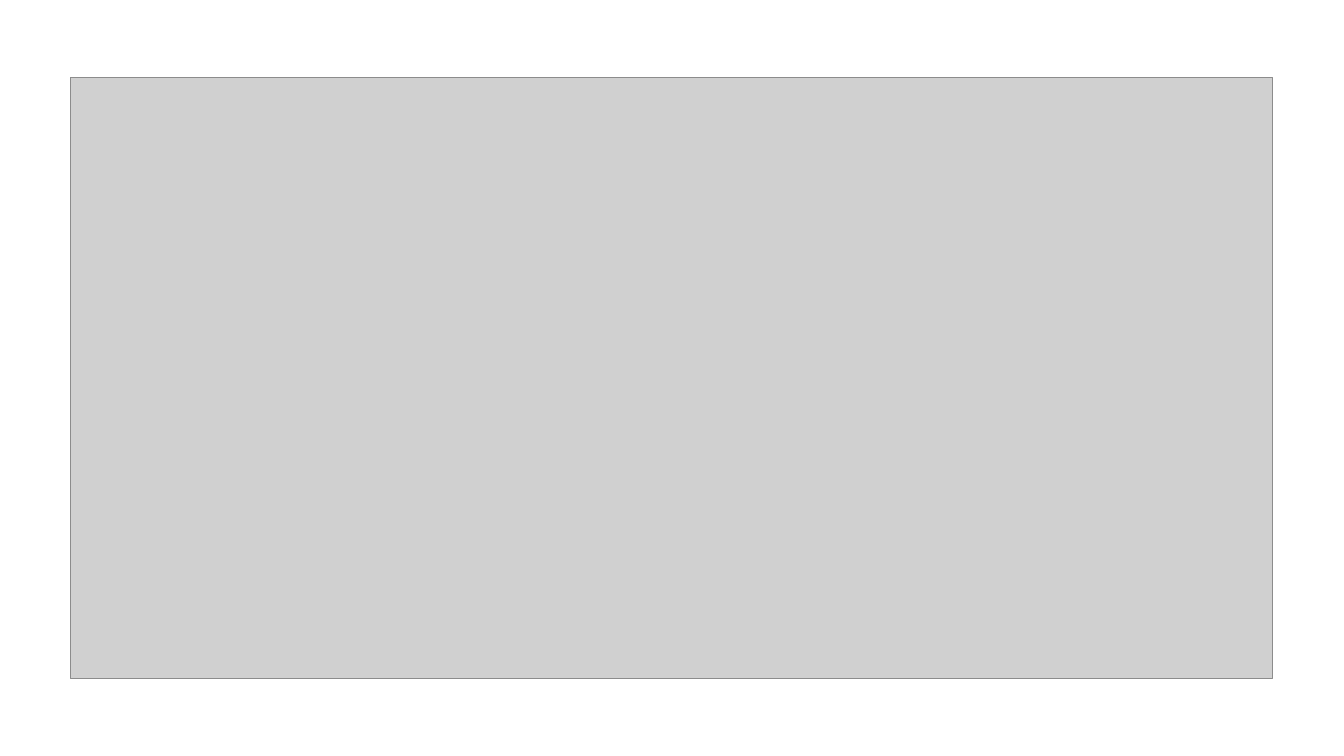
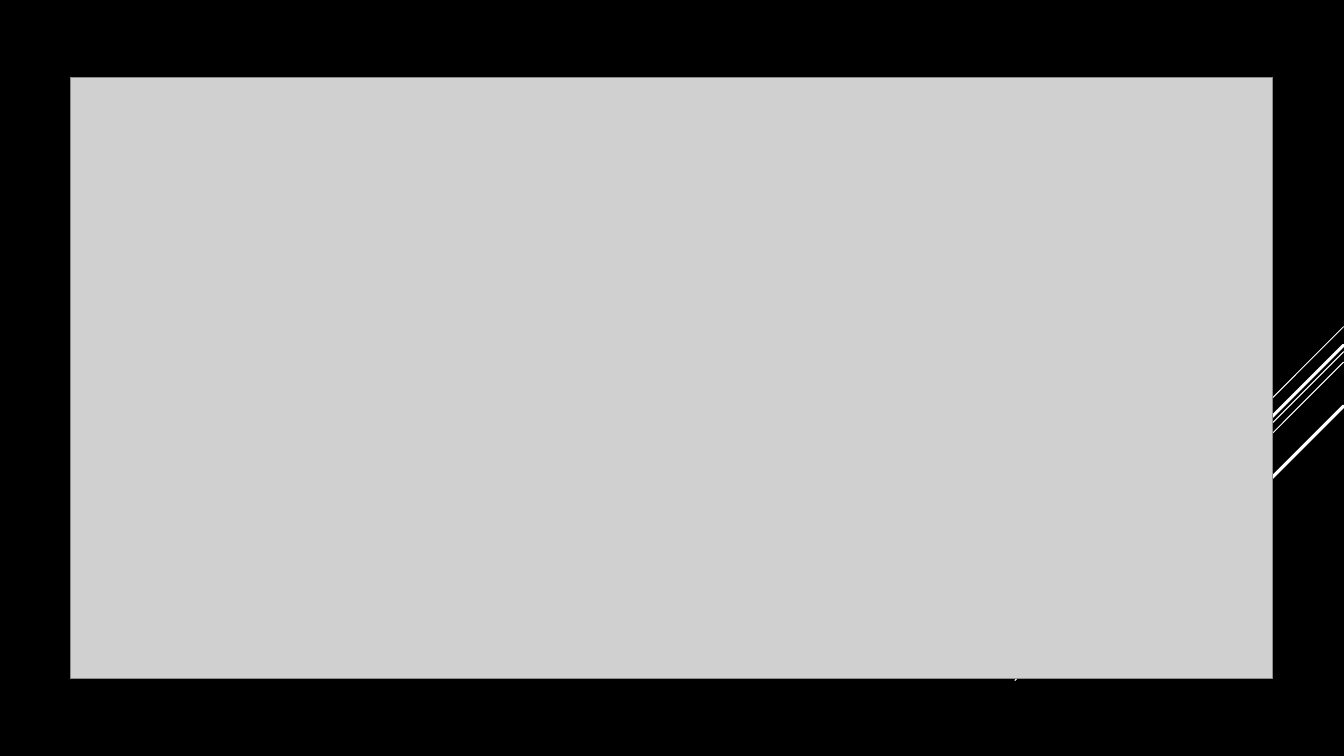
Before and after one commit to sangramsinghg/portfolio_diversifier, a slide deck: slide 9 of Portfolio_Diversifer.pptx. Drawn at 1344x756 pixels with LibreOffice and Linux fonts; fonts in the diff are those of the drawing; grey boxes stand for pictures. Boxes give left, top, right and bottom in pixels: in the first picture for what was removed or moved away, otherwise in the second. Text is boxed around its words. In the diff, an @@ line names an element or a change of style, - is before the commit and + after.

```diff
--- a/Portfolio_Diversifer.pptx
+++ b/Portfolio_Diversifer.pptx
@@ background #FFFFFF to #000000 @@
@@ group added at (1015,327,1344,681): 5 lines @@
```
Also in this commit, not shown: 10 other slides changed, 7 slides added, 7 slides removed.
